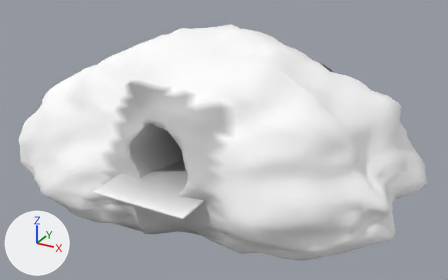
One commit to the glTF model assets/caves-v1/cave_mouth_b.glb: the scene before it, then after it.
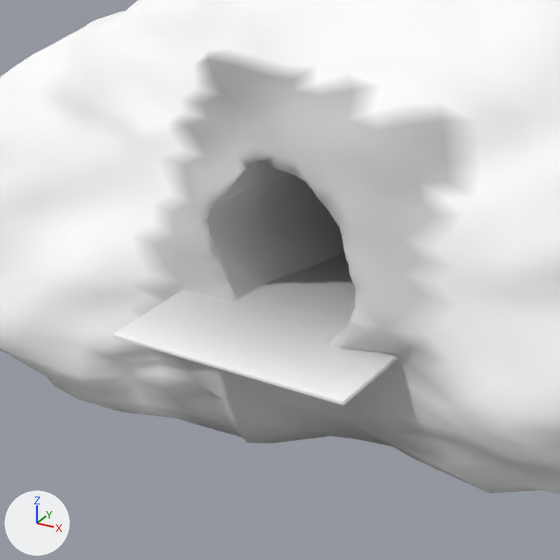
There are two pictures of each version: one whole from a 50 mm lens placed at (17.11, -24.39, 15.54), pointed at (-0.12, 6.94, -0.13), one close up on the part from 11% to 60% of the width and 22% to 100% of the height. Arrows for +X, +Y and +Z are at lower left; the lights stay in place. The last two pictures show the newer version. Vertices at exactly the same position are counted once.

Script lines for the objects in view, before the commit:
```python
me_cave_mouth_rock = bpy.data.meshes.new('cave mouth rock')
me_cave_mouth_rock.from_pydata(...)  # 3006 vertices, 6007 faces; spans x -13.1..12.1, y -1.3..17.6, z -4.0..7.1
me_cave_mouth_rock.materials.append(mat_cm_rock)
me_cube = bpy.data.meshes.new('Cube')
me_cube.from_pydata(...)  # 1784 vertices, 3564 faces; spans x -2.8..2.8, y -4.5..4.5, z -0.05..0.05
me_cube.materials.append(mat_cm_earth)
ob_cave_mouth_rock_col = bpy.data.objects.new('cave mouth rock-col', me_cave_mouth_rock)
ob_cave_mouth_rock_col.location = (0.0, 0.0, 0.0)
ob_mouth_floor_col = bpy.data.objects.new('mouth floor-col', me_cube)
ob_mouth_floor_col.location = (0.0, 2.0, -0.05)
```
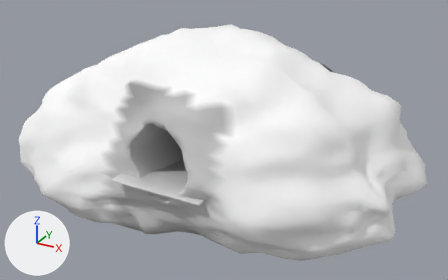
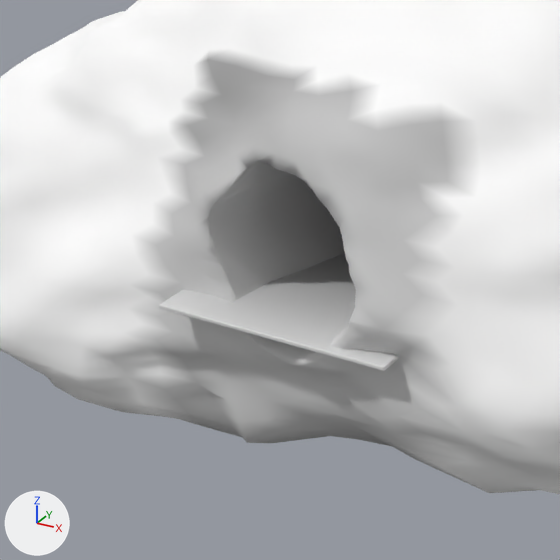
Changed parts and their boxes [x1, y1, x2, y2] in the close-ups (560 x 560 px; the box of a moved part takes in the faces that stretch with it):
```json
{"object": "mouth floor-col", "change": "moved, rescaled", "before": [113, 253, 398, 405], "after": [159, 253, 398, 371]}
{"part": 1, "of": "me_cube", "change": "moved or reshaped", "before": [113, 279, 385, 405], "after": [159, 279, 385, 371]}
{"part": 2, "of": "me_cube", "change": "edited", "before": [160, 295, 397, 371], "after": [160, 295, 397, 371], "on screen": "looks the same"}
{"part": 3, "of": "me_cube", "change": "edited", "before": [260, 253, 356, 312], "after": [260, 253, 356, 312], "on screen": "looks the same"}
```

The change, as JSON lines over the scene's bpy script:
```json
{"block": "me_cube", "where": "# used by ob_mouth_floor_col; location = (0.0, 2.0, -0.05)"}
{"op": "remove", "block": "me_cube", "code": "me_cube.from_pydata(...)  # 1784 vertices, 3564 faces; spans x -2.8..2.8, y -4.5..4.5, z -0.05..0.05"}
{"op": "add", "block": "me_cube", "code": "me_cube.from_pydata(...)  # 1784 vertices, 3564 faces; spans x -2.8..2.8, y -3.75..3.75, z -0.05..0.05"}
{"block": "me_cube", "change": "me_cube part 1: the whole mesh is scaled about its middle by (1, 0.833, 1)"}
{"block": "me_cube", "change": "me_cube part 2: 1452 faces centred in x -2.8..2.8, y -4.5..3.15, z -0.05..0.05 are repainted in the vertex colours; the middle colour goes from white #fefefe to light grey #dddddd"}
{"block": "me_cube", "change": "me_cube part 3: 779 faces centred in x -2.8..2.8, y -2.16..3.15, z -0.05..0.05 are repainted in the vertex colours; the middle colour goes from grey #9a9a9a to grey #8b8b8b"}
{"op": "set", "path": "ob_mouth_floor_col.location", "old": "(0.0, 2.0, -0.05)", "new": "(0.0, 2.75, -0.05)"}
```
